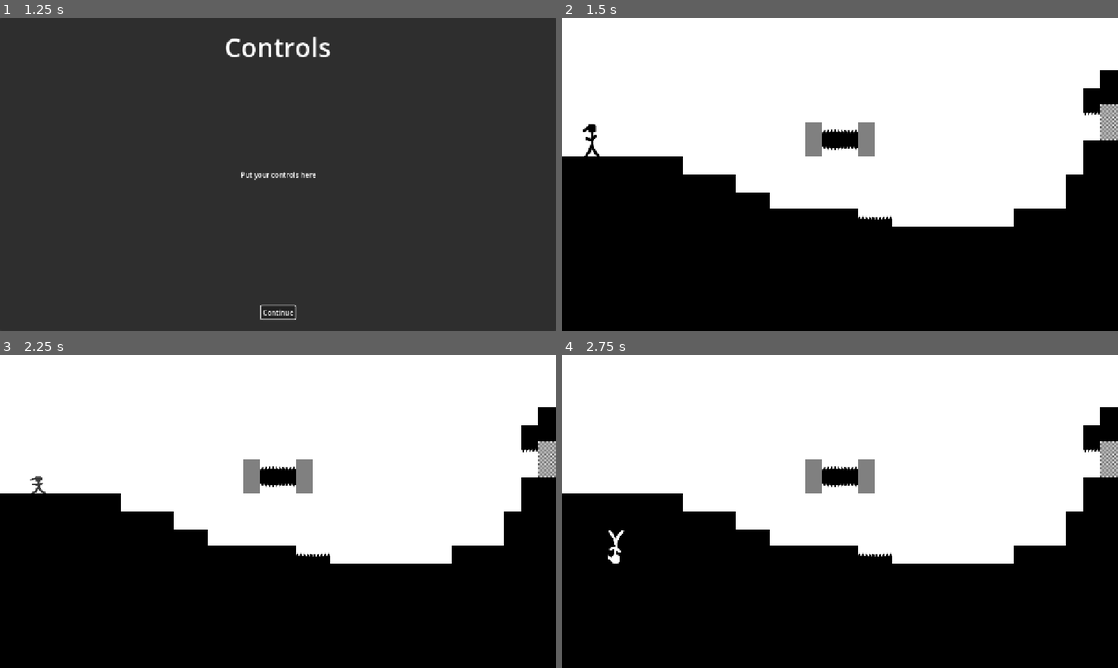
Above: before the commit, frames 1-4 (two rows, left to right).
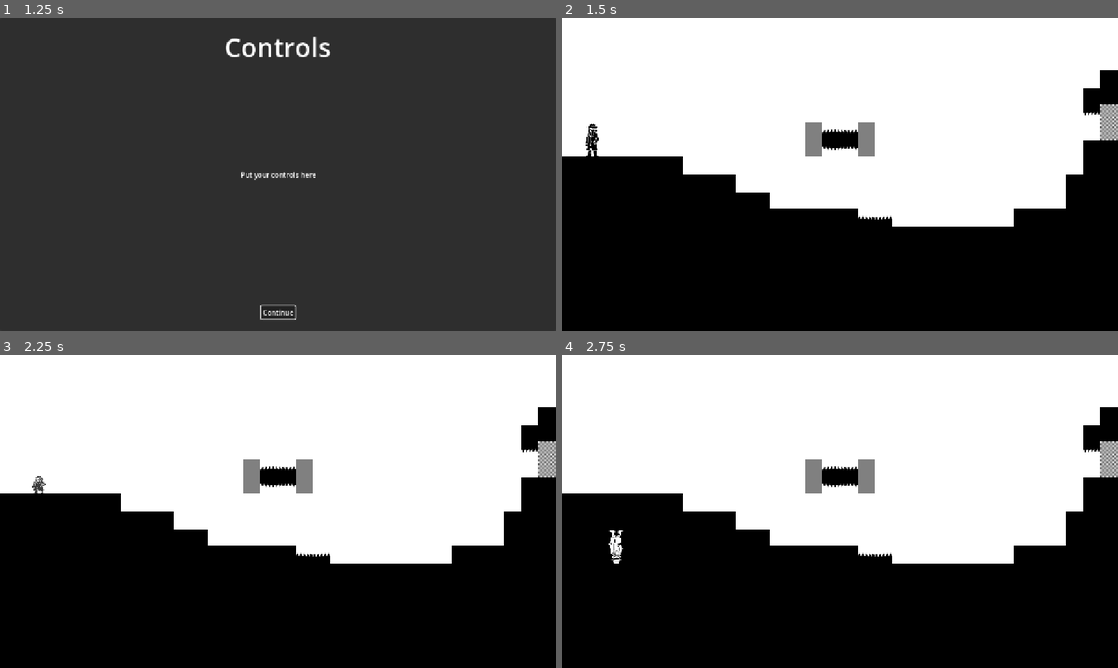
Above: after the commit, the same moments.

Repository: KIT-GameJam/FlipFlop
Game: Godot game, scene res://core/gamemanager.tscn
Same seed, same stepped clock (60 frames per second), same inputs: the game is played once before the commit and once after it.
Inputs (mouse positions are in pixels of both pictures, inside the frame that each line leads up to):
- Up to frame 1 (1.25 s): click "Start" at 0.5 s
- Up to frame 2 (1.5 s): click "Continue" at 1.25 s
- Up to frame 3 (2.25 s): tap Enter at 2 s; move the mouse to (305, 511) at 2.02 s; hold D (move_right) from 2.03 s (still down); tap E (flip) at 2.1 s
- Up to frame 4 (2.75 s): keep holding D (move_right); tap W (jump) at 2.27 s

Frame 1 is identical in both runs. In frame 2, 0.1% of the frame differs, in the area x 3-7%, y 33-45%; in frame 3, less than 0.1%; in frame 4, 0.2%, in the area x 8-12%, y 56-67%.

Commit message:
update player sprite

Diff:
--- a/entities/Player.tscn
+++ b/entities/Player.tscn
@@ -2,6 +2,8 @@
 
 [ext_resource type="Script" uid="uid://b54suilbngo83" path="res://entities/player.gd" id="1_eh0f6"]
 [ext_resource type="Texture2D" uid="uid://b4rsbwgm2lafu" path="res://assets/entities/Player.png" id="2_ojs4q"]
+
+[sub_resource type="CircleShape2D" id="CircleShape2D_ojs4q"]
 
 [sub_resource type="CapsuleShape2D" id="CapsuleShape2D_eh0f6"]
 radius = 15.0
@@ -216,6 +218,13 @@
 collision_mask = 12
 script = ExtResource("1_eh0f6")
 
+[node name="HitBox" type="Area2D" parent="." unique_id=2120278500]
+collision_layer = 16
+collision_mask = 16
+
+[node name="CollisionShape2D" type="CollisionShape2D" parent="HitBox" unique_id=94176873]
+shape = SubResource("CircleShape2D_ojs4q")
+
 [node name="CollisionShape2D" type="CollisionShape2D" parent="." unique_id=1080355892]
 position = Vector2(0, -35)
 shape = SubResource("CapsuleShape2D_eh0f6")
@@ -228,4 +237,5 @@
 libraries/ = SubResource("AnimationLibrary_l1ths")
 speed_scale = 2.0
 
+[connection signal="area_entered" from="HitBox" to="." method="_on_hit_box_area_entered"]
 [connection signal="animation_finished" from="AnimationPlayer" to="." method="_on_animation_player_animation_finished"]
--- a/entities/player.gd
+++ b/entities/player.gd
@@ -78,6 +78,10 @@
 		var direction := Input.get_axis("move_left", "move_right")
 		if direction:
 			velocity.x = direction * SPEED
+			if direction < 0:
+				sprite.scale.x = -1
+			elif direction > 0:
+				sprite.scale.x = 1
 		else:
 			velocity.x = move_toward(velocity.x, 0, SPEED)
 	else:
@@ -88,3 +92,7 @@
 
 func _on_animation_player_animation_finished(anim_name: StringName) -> void:
 	in_flipping_animation = false
+
+
+func _on_hit_box_area_entered(area: Area2D) -> void:
+	print("kill")
--- a/levels/abstract_level.tscn
+++ b/levels/abstract_level.tscn
@@ -10,13 +10,13 @@
 0:0/0/physics_layer_0/polygon_0/points = PackedVector2Array(-20, -20, 20, -20, 20, 20, -20, 20)
 0:1/0 = 0
 0:1/0/physics_layer_1/polygon_0/points = PackedVector2Array(-20, -20, 20, -20, 20, 20, -20, 20)
-0:2/0 = 0
 1:2/0 = 0
 1:2/0/physics_layer_2/polygon_0/points = PackedVector2Array(-20, -20, 20, -20, 20, 20, -20, 20)
 0:3/0 = 0
-0:3/0/physics_layer_3/polygon_0/points = PackedVector2Array(-20, -20, 20, -20, 20, 20, -20, 20)
+0:3/0/physics_layer_3/polygon_0/points = PackedVector2Array(-20, -4.091425, 20, -4.091425, 20, 3.93919, -20, 4.0204096)
 1:3/0 = 0
-1:3/0/physics_layer_3/polygon_0/points = PackedVector2Array(-20, -20, 20, -20, 20, 20, -20, 20)
+1:3/0/physics_layer_3/polygon_0/points = PackedVector2Array(-20, -4.091425, 20, -4.091425, 20, 3.93919, -20, 4.0204096)
+0:2/0 = 0
 
 [sub_resource type="TileSet" id="TileSet_ldao0"]
 tile_size = Vector2i(40, 40)
--- a/project.godot
+++ b/project.godot
@@ -88,6 +88,7 @@
 2d_physics/layer_2="Light"
 2d_physics/layer_3="Dark"
 2d_physics/layer_4="Player"
+2d_physics/layer_5="Kill"
 
 [rendering]
 
Binary file changed: assets/entities/Player.png
Not shown: 1 places in levels/abstract_level.tscn that only renumber resources
